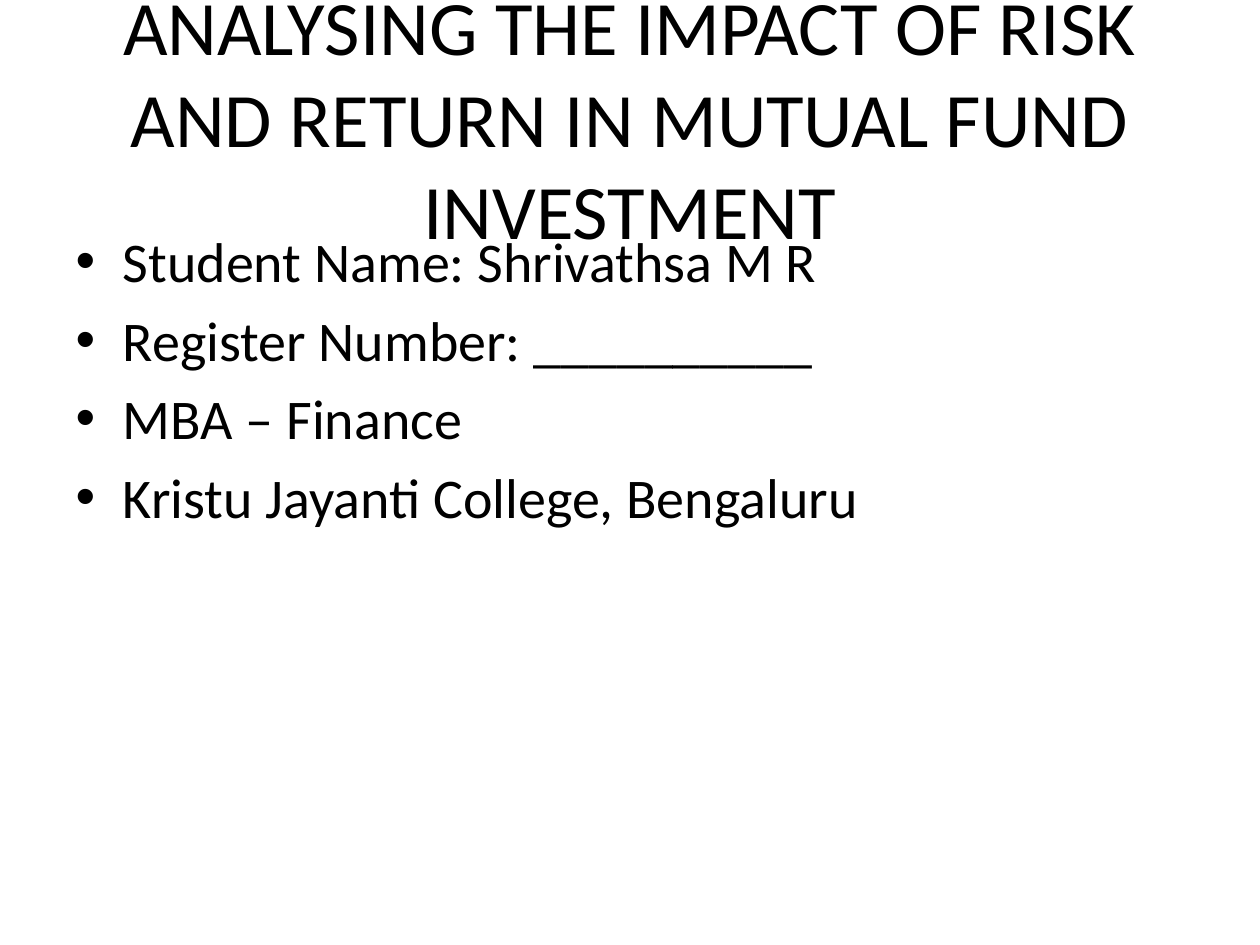
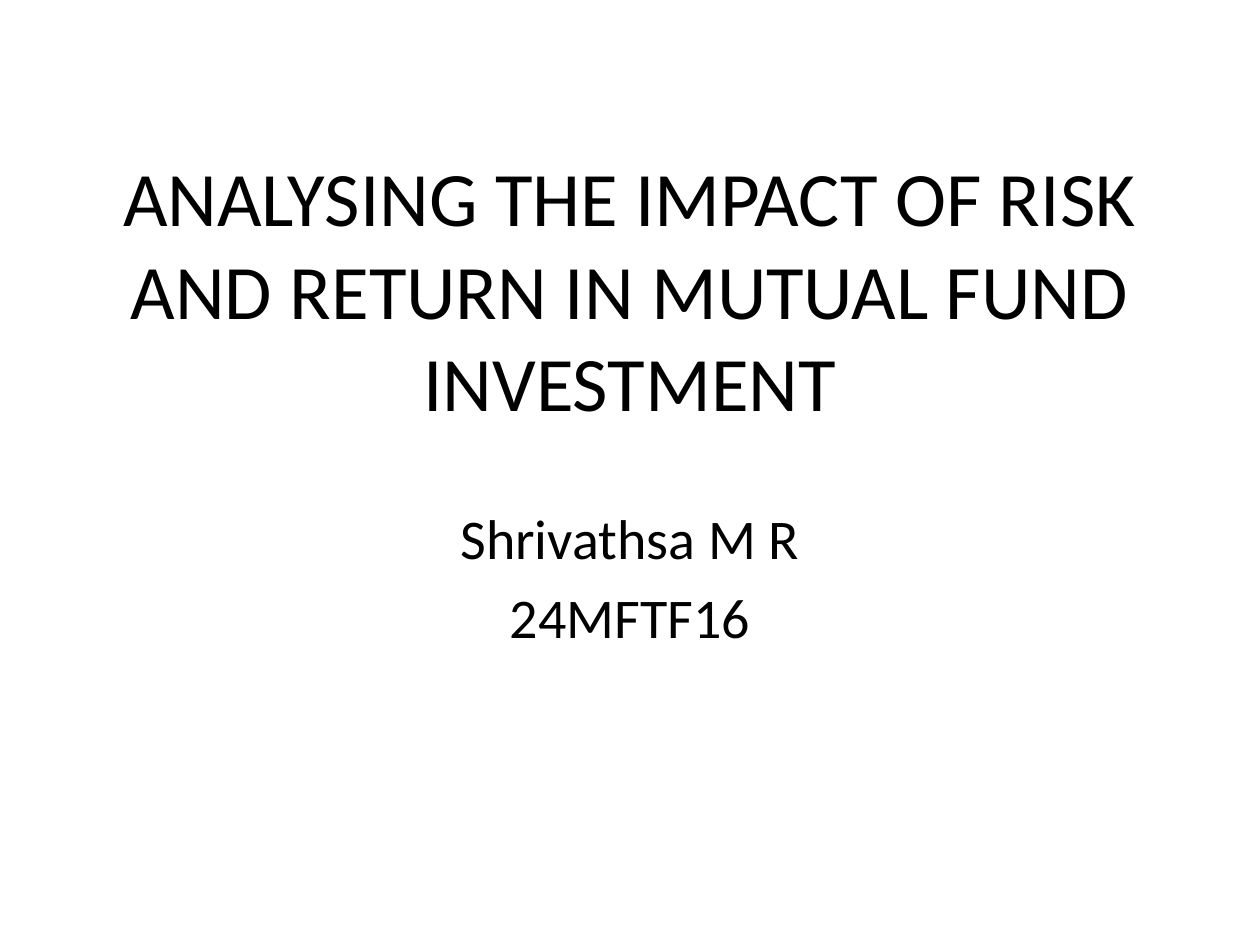
Before and after one commit to MMSHRIKARA/SHRIVATHSA, a slide deck: slide 1 of Viva_Project_Presentation_Shrivathsa.pptx. Drawn at 1260x945 pixels with LibreOffice and Linux fonts; fonts in the diff are those of the drawing. Boxes give left, top, right and bottom in pixels: in the first picture for what was removed or moved away, otherwise in the second. Text is boxed around its words. In the diff, an @@ line names an element or a change of style, - is before the commit and + after.

```diff
--- a/Viva_Project_Presentation_Shrivathsa.pptx
+++ b/Viva_Project_Presentation_Shrivathsa.pptx
@@ title "ANALYSING THE IMPACT OF RISK ..." rewrapped from [123,5,1135,257] to [123,176,1135,412] @@
@@ text at [460,520,799,639]: text changed @@
-• Student Name: Shrivathsa M R
-• Register Number: __________
-• MBA – Finance
-• Kristu Jayanti College, Bengaluru
+Shrivathsa M R
+24MFTF16
```
Also in this commit, not shown: 9 other slides changed, 2 slides added, 1 slide removed.
